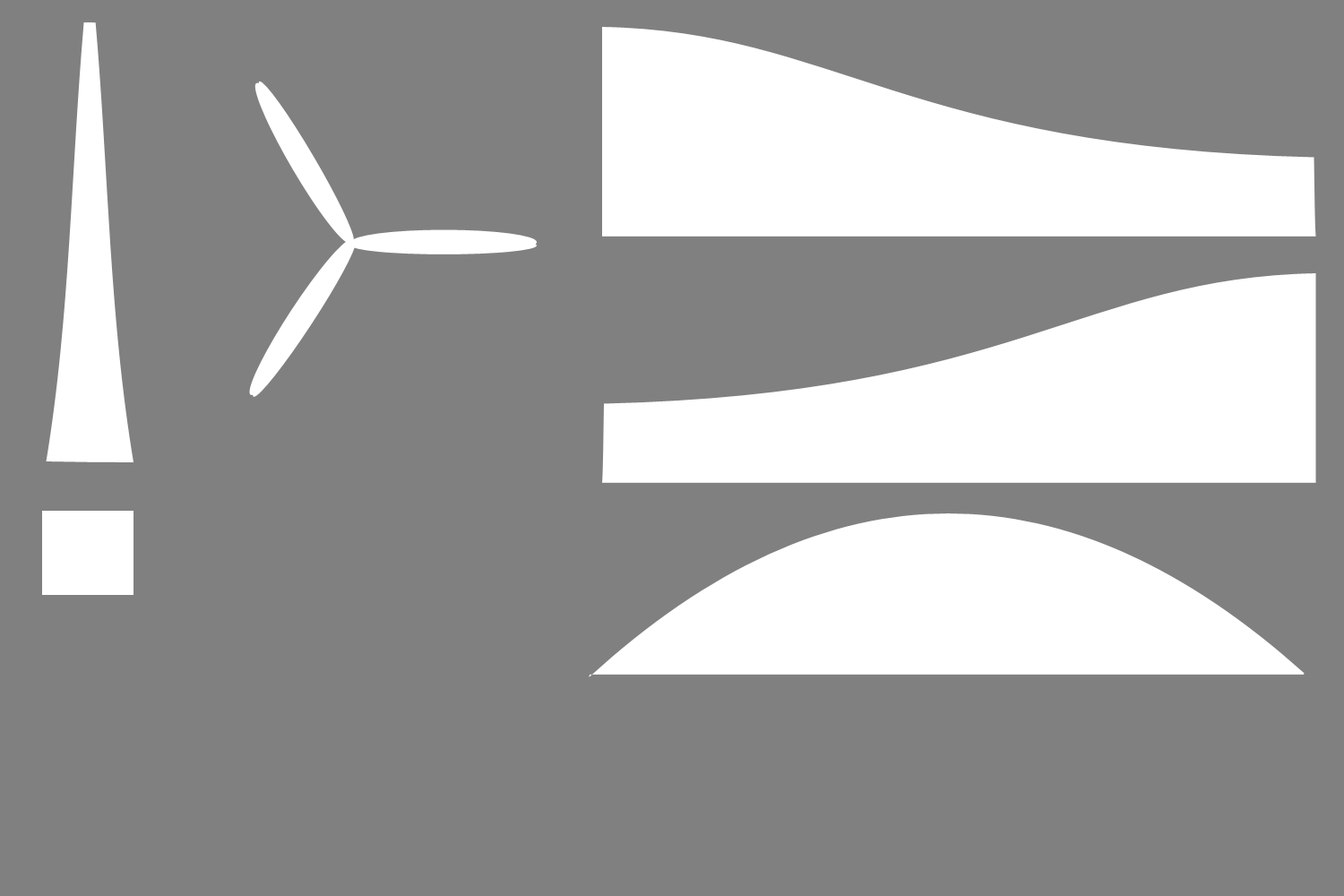
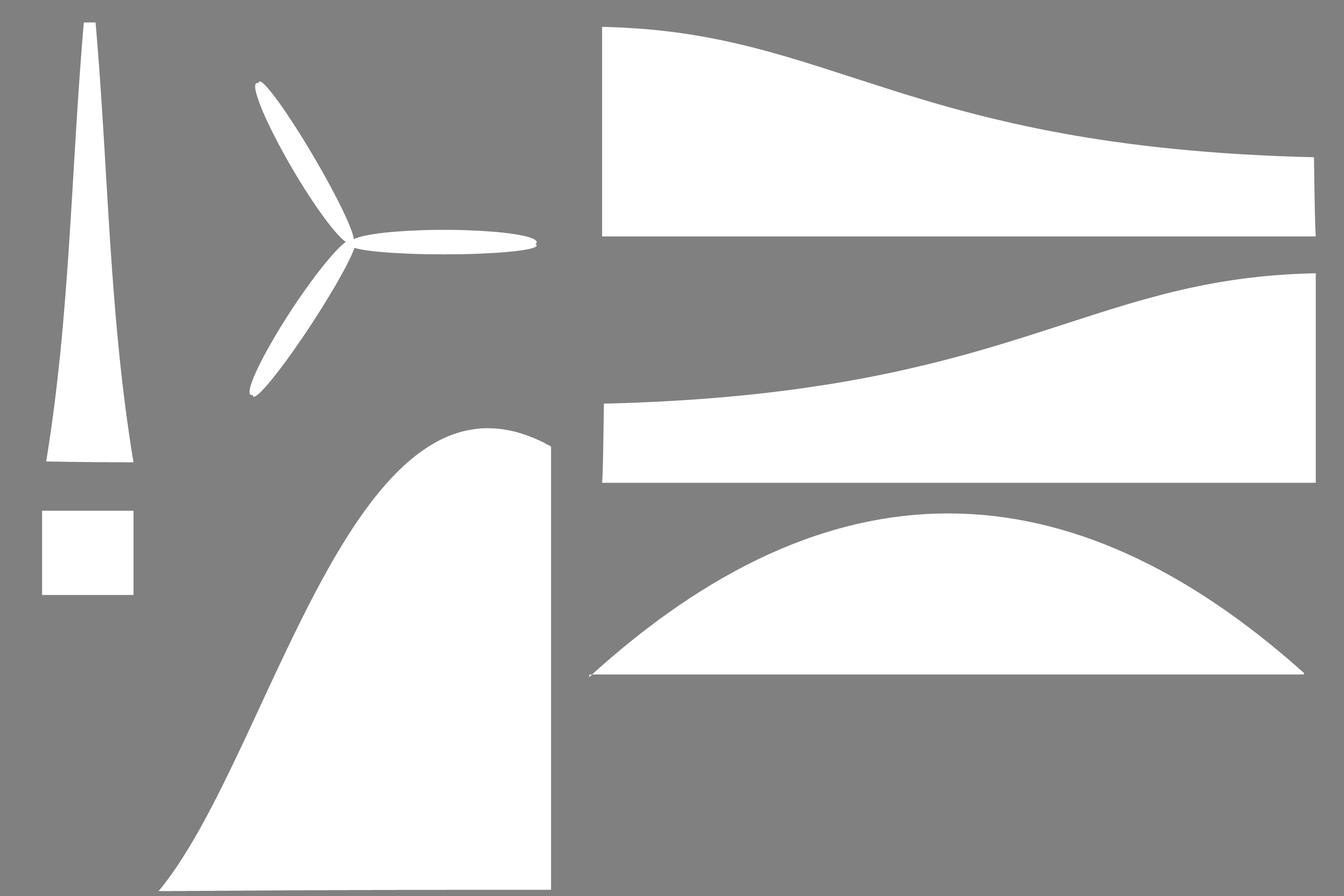
Before/after of a 1344x896 layered artwork. What changed in the layer stack:
added layer "Form 5" above "Form 4" over [159, 427, 552, 891]
